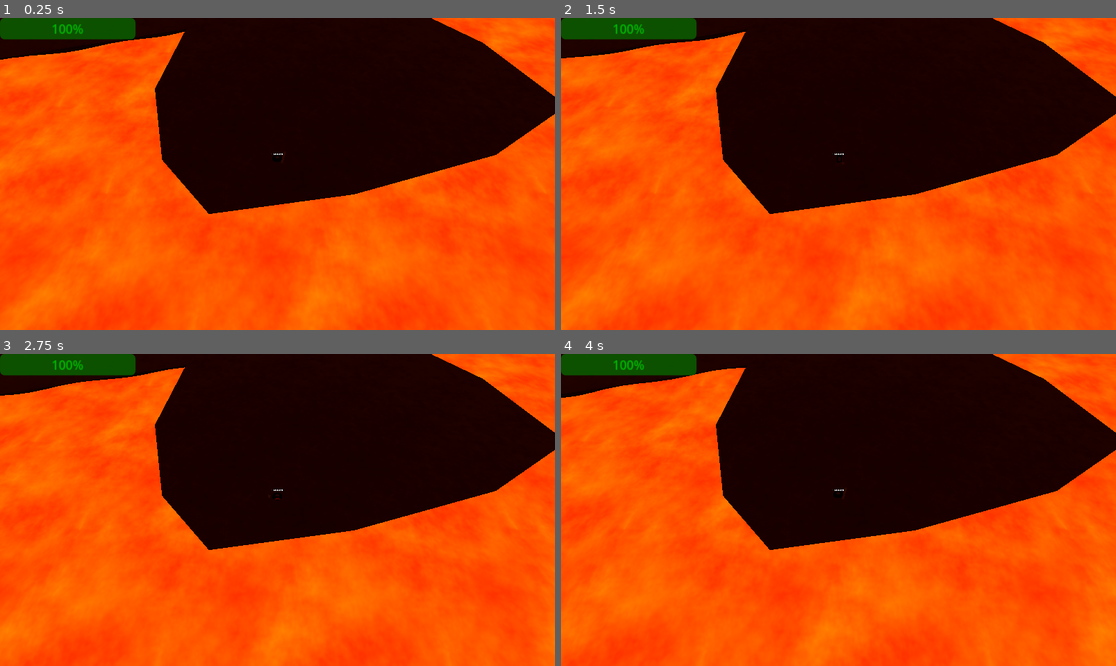
Above: before the commit, frames 1-4 (two rows, left to right).
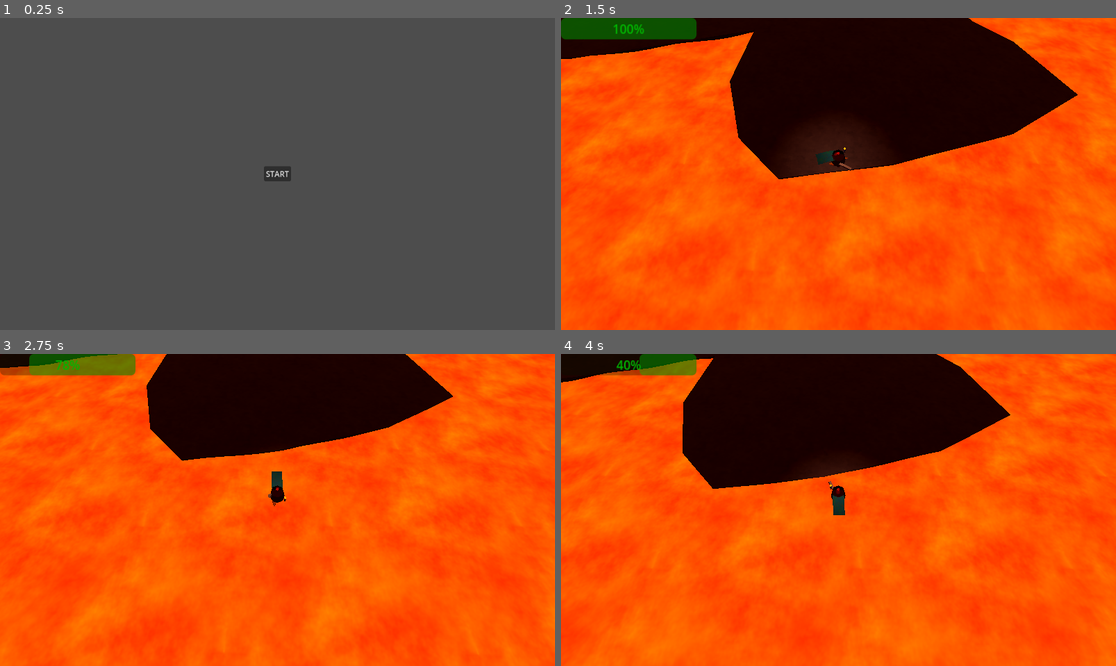
Above: after the commit, the same moments.

Repository: bigmcbigger/congenial-octo-carnival
Game: Godot game, scene res://menu.tscn
Two runs of this game, one before a commit and one after it. Both use one fixed random seed, a clock stepped at 60 frames per second and the inputs below. Before the commit the project starts from res://dungeon/dungeon.tscn.
Inputs (mouse positions are in pixels of both pictures, inside the frame that each line leads up to):
- Up to frame 1 (0.25 s): no input
- Up to frame 2 (1.5 s): click (838, 174) at 0.5 s, where only the run after the commit has a clickable "START"; tap Enter (ui_accept) at 1.25 s; move the mouse to (960, 158) at 1.27 s; hold Right (ui_right) from 1.28 s (still down); click (960, 158) at 1.35 s
- Up to frame 3 (2.75 s): tap Enter (ui_accept) at 1.52, 2.27 s; move the mouse to (166, 525) at 2.02 s; release Right (ui_right) at 2.03 s; hold Down (ui_down) from 2.03 s (still down); click (166, 525) at 2.1 s
- Up to frame 4 (4 s): move the mouse to (894, 441) at 2.77 s; release Down (ui_down) at 2.78 s; hold Right (ui_right) 2.78-3.53 s; right-click (894, 441) at 2.85 s; click (894, 441) at 3.05 s; move the mouse to (810, 572) at 3.52 s; hold Up (ui_up) from 3.53 s (still down); click (810, 572) at 3.6 s; tap Enter (ui_accept) at 3.77 s

The runs differ from the first frame. In frame 1, 100% of the frame differs, in the area x 0-100%, y 0-100%; in frame 2, 23%; in frame 3, 33%; in frame 4, 34%.
Error before the commit: Attempt to call function 'set_identity' in base 'null instance' on a null instance. (res://character.gd:62)

Commit message:
add placeholder character textures, menu, and fix cape

Diff:
--- a/archer.gd
+++ b/archer.gd
@@ -90,7 +90,6 @@
 				return ATTACK_STATE.ATTACK
 			pass
 		ATTACK_STATE.COOLDOWN:
-			# TODO animate the winddown by translating back to center
 			if attack_timer.is_stopped():
 				shoulder.set_identity()
 				left_arm_mesh.set_identity()
--- a/character.gd
+++ b/character.gd
@@ -21,6 +21,8 @@
 @onready var torch_anchor = $Pivot/model/torch_anchor
 @onready var sword_anchor = $Pivot/sword_anchor
 
+func _ready():
+	pass
 func _input(event):
 	if Input.is_action_just_pressed("attack"):
 		attack_basic.get_node("AnimationPlayer").play("basic_attack")
@@ -65,12 +67,14 @@
 	sword_anchor.set_identity()
 	torch_anchor.set_identity()
 	if not $Dash.is_stopped():
+		# TODO disable cape physics during dash, use alternate mesh for dash
+		# and reset to new softbody mesh when done dashing.
 		target_velocity = direction * DASH_ACCELERATION
 		left_leg_joint.rotate_x(-PI/2)
 		right_leg_joint.rotate_x(-PI/2)
 		model.rotate_x(-0.6)
-		sword_anchor.translate(Vector3(0.0, 0.0, 0.5))
-		torch_anchor.translate(Vector3(0,0,0.5))
+		#sword_anchor.translate(Vector3(0.0, 0.0, 0.5))
+		#torch_anchor.translate(Vector3(0,0,0.5))
 	else:
 		if Input.is_action_just_pressed("ui_select"):
 			$Dash.start(0.1)
@@ -109,3 +113,6 @@
 		var result = space_state.intersect_point(ground_query)
 		if result.size() == 0:
 			health -= LAVA_DAMAGE_RATE;
+
+	if health <= 0.0:
+		get_tree().change_scene_to_file("res://menu.tscn")
--- a/character_test.tscn
+++ b/character_test.tscn
@@ -1,7 +1,10 @@
-[gd_scene load_steps=25 format=3 uid="uid://e1qj5kerko65"]
+[gd_scene load_steps=27 format=3 uid="uid://e1qj5kerko65"]
 
 [ext_resource type="Script" path="res://character.gd" id="1_ki2w3"]
 [ext_resource type="Script" path="res://Pivot.gd" id="2_2ynsf"]
+[ext_resource type="Texture2D" uid="uid://0g0s4tahg6qj" path="res://art/blue_leather_light.png" id="3_ebjwa"]
+[ext_resource type="Texture2D" uid="uid://dj21kocjswkp" path="res://art/counter_orange.png" id="3_q7cm3"]
+[ext_resource type="Texture2D" uid="uid://bot6tiwtae5k5" path="res://art/plush_red_bright.png" id="3_wwj72"]
 [ext_resource type="PackedScene" uid="uid://bw54jlqsrcn76" path="res://attacks/AttackMoves.tscn" id="4_uyl4t"]
 
 [sub_resource type="SphereShape3D" id="SphereShape3D_asogy"]
@@ -12,6 +15,7 @@
 
 [sub_resource type="StandardMaterial3D" id="StandardMaterial3D_lqv0x"]
 albedo_color = Color(0.47451, 0.372549, 0.32549, 1)
+albedo_texture = ExtResource("3_q7cm3")
 
 [sub_resource type="TubeTrailMesh" id="TubeTrailMesh_sghvo"]
 material = SubResource("StandardMaterial3D_lqv0x")
@@ -19,24 +23,24 @@
 sections = 4
 curve = SubResource("Curve_kygpr")
 
-[sub_resource type="StandardMaterial3D" id="StandardMaterial3D_fft16"]
-albedo_color = Color(0.909804, 0.258824, 0.117647, 1)
-
 [sub_resource type="Curve" id="Curve_aeply"]
 _data = [Vector2(0.00773196, 0.20198), 0.0, 0.0, 0, 0, Vector2(1, 0.948515), 0.0, 0.0, 0, 0]
 point_count = 2
 
-[sub_resource type="StandardMaterial3D" id="StandardMaterial3D_1ugpi"]
+[sub_resource type="StandardMaterial3D" id="StandardMaterial3D_by6jn"]
+albedo_texture = ExtResource("3_wwj72")
+metallic_specular = 0.0
+uv1_scale = Vector3(1.225, 1.225, 1.225)
 
 [sub_resource type="TubeTrailMesh" id="TubeTrailMesh_inxlh"]
-material = SubResource("StandardMaterial3D_1ugpi")
+material = SubResource("StandardMaterial3D_by6jn")
 radius = 0.3
 sections = 2
 section_length = 0.1
 curve = SubResource("Curve_aeply")
 
 [sub_resource type="StandardMaterial3D" id="StandardMaterial3D_pfs8e"]
-albedo_color = Color(0.176471, 0.156863, 0.356863, 1)
+albedo_texture = ExtResource("3_ebjwa")
 
 [sub_resource type="PlaneMesh" id="PlaneMesh_kupng"]
 material = SubResource("StandardMaterial3D_pfs8e")
@@ -46,7 +50,7 @@
 orientation = 2
 
 [sub_resource type="SphereShape3D" id="SphereShape3D_47i03"]
-radius = 0.316419
+radius = 0.405807
 
 [sub_resource type="Curve" id="Curve_25p5g"]
 _data = [Vector2(0, 0), 0.0, 8.87833, 0, 0, Vector2(0.17268, 0.652475), 0.0, 0.0, 0, 0, Vector2(0.425258, 0.382178), 0.0, 0.0, 0, 0, Vector2(1, 0.0346535), -0.864357, 0.0, 0, 0]
@@ -127,49 +131,75 @@
 
 [node name="hat" type="MeshInstance3D" parent="Pivot/model"]
 transform = Transform3D(1, 0, 0, 0, 1, 0, 0, 0, 1, 0, 0.392931, 0)
-material_override = SubResource("StandardMaterial3D_fft16")
 cast_shadow = 0
 mesh = SubResource("TubeTrailMesh_inxlh")
 
-[node name="cape" type="SoftBody3D" parent="Pivot/model"]
-transform = Transform3D(1, 0, 0, 0, 0.844758, 0.535149, 0, -0.535149, 0.844758, 0, -0.0678066, 0.412649)
+[node name="cape_transform" type="Node3D" parent="Pivot/model"]
+transform = Transform3D(1, 0, 0, 0, 0.995952, 0.0898852, 0, -0.0898852, 0.995952, 0, 0.283353, 0.137824)
+
+[node name="cape" type="SoftBody3D" parent="Pivot/model/cape_transform"]
+transform = Transform3D(1, 0, 0, 0, 0.825823, 0.56393, 0, -0.56393, 0.825823, 0, -0.324449, 0.251187)
 cast_shadow = 0
 mesh = SubResource("PlaneMesh_kupng")
+skeleton = NodePath("")
 collision_layer = 8
 collision_mask = 8
-simulation_precision = 100
-total_mass = 1.01
-damping_coefficient = 0.25
+total_mass = 50.01
+linear_stiffness = 0.81
+damping_coefficient = 0.45
+drag_coefficient = 0.36
 ray_pickable = false
-pinned_points = [47, 43, 44, 45, 46, 48, 42]
-attachments/0/point_index = 47
-attachments/0/spatial_attachment_path = NodePath("..")
-attachments/0/offset = Vector3(-0.166667, 0.270097, 0.19859)
-attachments/1/point_index = 43
-attachments/1/spatial_attachment_path = NodePath("..")
-attachments/1/offset = Vector3(0.166667, 0.270097, 0.19859)
-attachments/2/point_index = 44
-attachments/2/spatial_attachment_path = NodePath("..")
-attachments/2/offset = Vector3(0.0833333, 0.270097, 0.19859)
-attachments/3/point_index = 45
-attachments/3/spatial_attachment_path = NodePath("..")
-attachments/3/offset = Vector3(2.48353e-09, 0.270097, 0.19859)
+pinned_points = [48, 42, 45, 47, 46, 44, 43]
+attachments/0/point_index = 48
+attachments/0/spatial_attachment_path = NodePath("../cape_pin_left1")
+attachments/0/offset = Vector3(0.000661179, 0.00265956, -0.00364679)
+attachments/1/point_index = 42
+attachments/1/spatial_attachment_path = NodePath("../cape_pin_rigth3")
+attachments/1/offset = Vector3(0.00342074, 0.00265962, -0.00364682)
+attachments/2/point_index = 45
+attachments/2/spatial_attachment_path = NodePath("../cape_pin_center")
+attachments/2/offset = Vector3(0.00206337, 0.00265962, -0.00364684)
+attachments/3/point_index = 47
+attachments/3/spatial_attachment_path = NodePath("../cape_pin_left2")
+attachments/3/offset = Vector3(0.00437395, 0.00265962, -0.00364684)
 attachments/4/point_index = 46
-attachments/4/spatial_attachment_path = NodePath("..")
-attachments/4/offset = Vector3(-0.0833333, 0.270097, 0.19859)
-attachments/5/point_index = 48
-attachments/5/spatial_attachment_path = NodePath("..")
-attachments/5/offset = Vector3(-0.25, 0.270097, 0.19859)
-attachments/6/point_index = 42
-attachments/6/spatial_attachment_path = NodePath("..")
-attachments/6/offset = Vector3(0.25, 0.270097, 0.19859)
+attachments/4/spatial_attachment_path = NodePath("../cape_pin_left3")
+attachments/4/offset = Vector3(-0.00178126, 0.00265962, -0.00364684)
+attachments/5/point_index = 44
+attachments/5/spatial_attachment_path = NodePath("../cape_pin_right1")
+attachments/5/offset = Vector3(-0.00257004, 0.00261766, -0.00319338)
+attachments/6/point_index = 43
+attachments/6/spatial_attachment_path = NodePath("../cape_pin_right2")
+attachments/6/offset = Vector3(0.00247498, 0.00265962, -0.00364682)
+
+[node name="cape_pin_left1" type="Node3D" parent="Pivot/model/cape_transform"]
+transform = Transform3D(1, 0, 0, 0, 1, 0, 0, 0, 1, -0.250661, 0.00322104, 0.0292623)
+
+[node name="cape_pin_left2" type="Node3D" parent="Pivot/model/cape_transform"]
+transform = Transform3D(1, 0, 0, 0, 1, 0, 0, 0, 1, -0.171041, 0.00322092, 0.0292623)
+
+[node name="cape_pin_left3" type="Node3D" parent="Pivot/model/cape_transform"]
+transform = Transform3D(1, 0, 0, 0, 1, 0, 0, 0, 1, -0.0815521, 0.00322092, 0.0292623)
+
+[node name="cape_pin_center" type="Node3D" parent="Pivot/model/cape_transform"]
+transform = Transform3D(1, 0, 0, 0, 1, 0, 0, 0, 1, -0.00206336, 0.00322092, 0.0292623)
+
+[node name="cape_pin_right1" type="Node3D" parent="Pivot/model/cape_transform"]
+transform = Transform3D(1, 0, 0, 0, 1, 0, 0, 0, 1, 0.0859034, 0.00326288, 0.0288089)
+
+[node name="cape_pin_right2" type="Node3D" parent="Pivot/model/cape_transform"]
+transform = Transform3D(1, 0, 0, 0, 1, 0, 0, 0, 1, 0.164192, 0.00322092, 0.0292623)
+
+[node name="cape_pin_rigth3" type="Node3D" parent="Pivot/model/cape_transform"]
+transform = Transform3D(1, 0, 0, 0, 1, 0, 0, 0, 1, 0.246579, 0.00322092, 0.0292623)
 
 [node name="cape_collider" type="StaticBody3D" parent="Pivot/model"]
-transform = Transform3D(1, 0, 0, 0, 1, 0, 0, 0, 1, 0, -0.0754657, -0.0540889)
+transform = Transform3D(1, 0, 0, 0, 1, 0, 0, 0, 1, 0, -0.147082, -0.0540889)
 collision_layer = 8
 collision_mask = 8
 
 [node name="CollisionShape3D" type="CollisionShape3D" parent="Pivot/model/cape_collider"]
+transform = Transform3D(1, 0, 0, 0, 1, 0, 0, 0, 1, 0, 0, 0.0124761)
 shape = SubResource("SphereShape3D_47i03")
 
 [node name="left_leg_joint" type="Node3D" parent="Pivot/model"]
@@ -204,16 +234,15 @@
 mesh = SubResource("CylinderMesh_wypyw")
 
 [node name="OmniLight3D" type="OmniLight3D" parent="Pivot/model/torch_anchor/torch"]
-transform = Transform3D(1, 0, 0, 0, 1, 0, 0, 0, 1, 0, 0.326866, 0)
-light_color = Color(1, 0.501961, 0, 1)
+transform = Transform3D(1, 0, 0, 0, 1, 0, 0, 0, 1, 0.330122, 1.16058, 0.488467)
+light_color = Color(1, 0.733333, 0.568627, 1)
 light_energy = 0.5
 shadow_enabled = true
 
-[node name="bulb" type="MeshInstance3D" parent="Pivot/model/torch_anchor/torch/OmniLight3D"]
-transform = Transform3D(1, 0, 0, 0, 1, 0, 0, 0, 1, 0, -0.138024, 0)
+[node name="bulb" type="MeshInstance3D" parent="Pivot/model/torch_anchor/torch"]
+transform = Transform3D(1, 0, 0, 0, 1, 0, 0, 0, 1, 0.0014607, 0.193948, 0.000118524)
 cast_shadow = 0
 mesh = SubResource("SphereMesh_qcbkq")
-skeleton = NodePath("../..")
 
 [node name="sword_anchor" type="Node3D" parent="Pivot"]
 
--- a/dungeon/dungeon.tscn
+++ b/dungeon/dungeon.tscn
@@ -1,8 +1,8 @@
 [gd_scene load_steps=9 format=3 uid="uid://ci5buopmxr8wd"]
 
-[ext_resource type="PackedScene" uid="uid://dflnitqavpjn3" path="res://character.tscn" id="1_3vaen"]
 [ext_resource type="Texture2D" uid="uid://cpiwyaa6qa7ky" path="res://art/concrete_tiled.png" id="1_esayu"]
 [ext_resource type="Script" path="res://dungeon/dungeon.gd" id="1_taatf"]
+[ext_resource type="PackedScene" uid="uid://e1qj5kerko65" path="res://character_test.tscn" id="2_ga14b"]
 [ext_resource type="PackedScene" uid="uid://cf57n0hfetgs3" path="res://archer.tscn" id="4_dewp4"]
 [ext_resource type="PackedScene" uid="uid://bijrluamfmoij" path="res://environment/magma.tscn" id="5_b45qx"]
 
@@ -20,8 +20,8 @@
 [node name="Dungeon" type="Node3D"]
 script = ExtResource("1_taatf")
 
-[node name="Player" parent="." instance=ExtResource("1_3vaen")]
-transform = Transform3D(1, 0, 0, 0, 1, 0, 0, 0, 1, 17.72, -0.00355053, 233.415)
+[node name="Player" parent="." instance=ExtResource("2_ga14b")]
+transform = Transform3D(1, 0, 0, 0, 1, 0, 0, 0, 1, 17.0316, 0.702165, 235.139)
 
 [node name="Magma" parent="." instance=ExtResource("5_b45qx")]
 transform = Transform3D(1, 0, 0, 0, 1, 0, 0, 0, 1, 0, -0.352, 0)
--- /dev/null
+++ b/menu.gd
@@ -0,0 +1,14 @@
+extends Node2D
+
+@export var level_scene: PackedScene;
+# Called when the node enters the scene tree for the first time.
+func _ready():
+	pass # Replace with function body.
+
+
+# Called every frame. 'delta' is the elapsed time since the previous frame.
+func _process(delta):
+	pass
+
+func start_pressed():
+	get_tree().change_scene_to_packed(level_scene)
--- /dev/null
+++ b/menu.tscn
@@ -0,0 +1,18 @@
+[gd_scene load_steps=3 format=3 uid="uid://dccbcwsfdj0x4"]
+
+[ext_resource type="Script" path="res://menu.gd" id="1_332f5"]
+[ext_resource type="PackedScene" uid="uid://ci5buopmxr8wd" path="res://dungeon/dungeon.tscn" id="2_8q2bi"]
+
+[node name="Menu" type="Node2D"]
+script = ExtResource("1_332f5")
+level_scene = ExtResource("2_8q2bi")
+
+[node name="CenterContainer" type="CenterContainer" parent="."]
+offset_right = 1152.0
+offset_bottom = 648.0
+
+[node name="Button" type="Button" parent="CenterContainer"]
+layout_mode = 2
+text = "START"
+
+[connection signal="pressed" from="CenterContainer/Button" to="." method="start_pressed"]
--- a/project.godot
+++ b/project.godot
@@ -11,7 +11,7 @@
 [application]
 
 config/name="octo-carnival"
-run/main_scene="res://dungeon/dungeon.tscn"
+run/main_scene="res://menu.tscn"
 config/features=PackedStringArray("4.2", "Forward Plus")
 config/icon="res://icon.svg"
 
--- /dev/null
+++ b/ranger.tscn
@@ -0,0 +1,3 @@
+[gd_scene format=3 uid="uid://bbrrgddkunkkj"]
+
+[node name="Ranger" type="Node3D"]
--- a/testplayer.tscn
+++ b/testplayer.tscn
@@ -27,10 +27,6 @@
 [node name="Testplayer" type="CharacterBody3D"]
 script = ExtResource("1_lpemf")
 
-[node name="Label3D" type="Label3D" parent="."]
-transform = Transform3D(1, 0, 0, 0, 1, 0, 0, 0, 1, 0, 0.42673, 0)
-text = "Hades"
-
 [node name="Camera3D" type="Camera3D" parent="."]
 transform = Transform3D(1, 0, 0, 0, 0.536608, 0.843832, 0, -0.843832, 0.536608, 0, 6.82969, 5.0012)
 current = true
Binary file added: art/blue_leather.png
Not shown, added: art/blue_leather.png.import
Binary file added: art/blue_leather_light.png
Not shown, added: art/blue_leather_light.png.import
Binary file added: art/counter_orange.png
Not shown, added: art/counter_orange.png.import
Binary file added: art/plush_red_bright.png
Not shown, added: art/plush_red_bright.png.import
Binary file added: art/plush_yellow.png
Not shown, added: art/plush_yellow.png.import
Binary file added: art/plush_yellow_bright.png
Not shown, added: art/plush_yellow_bright.png.import
